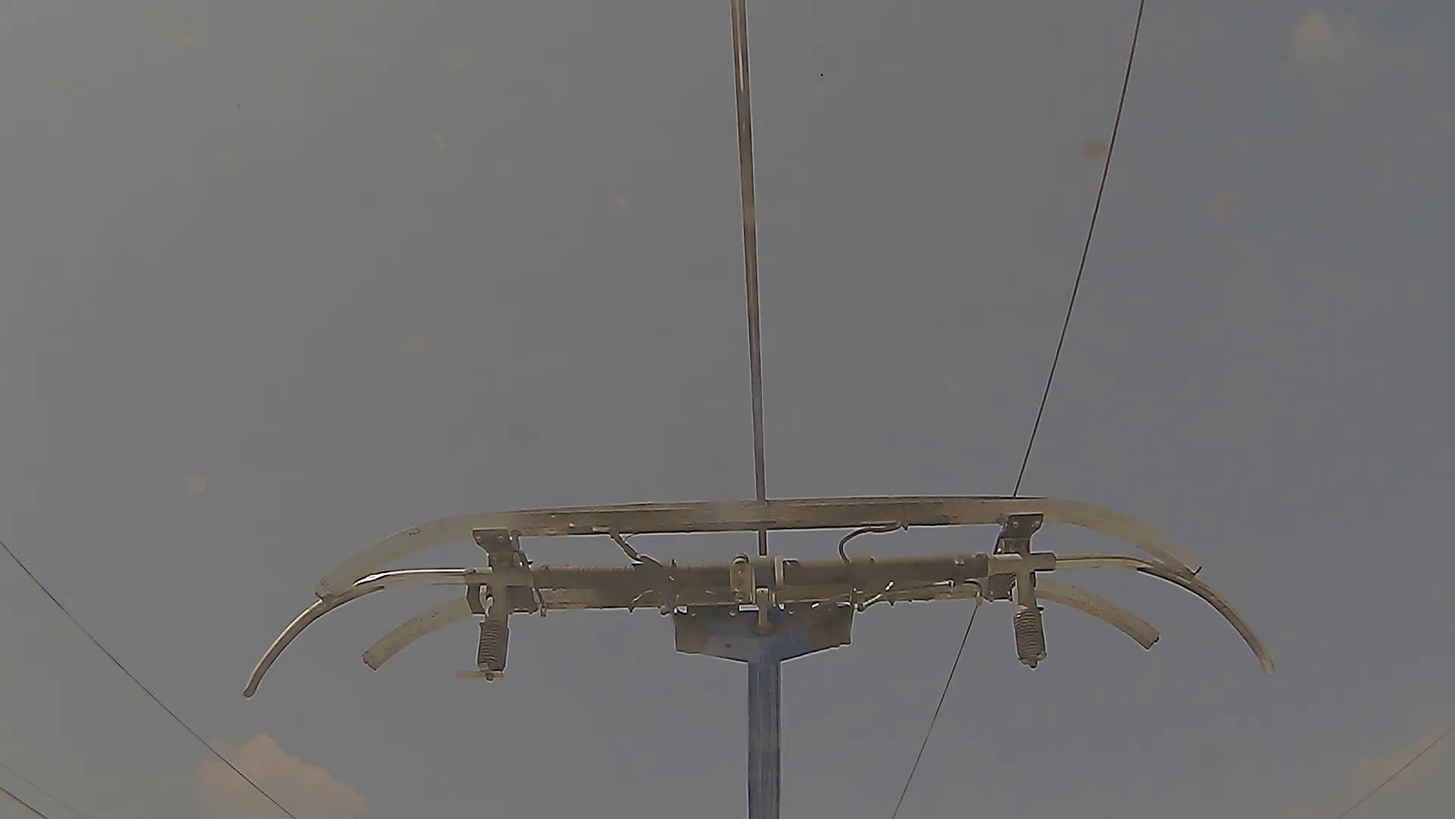
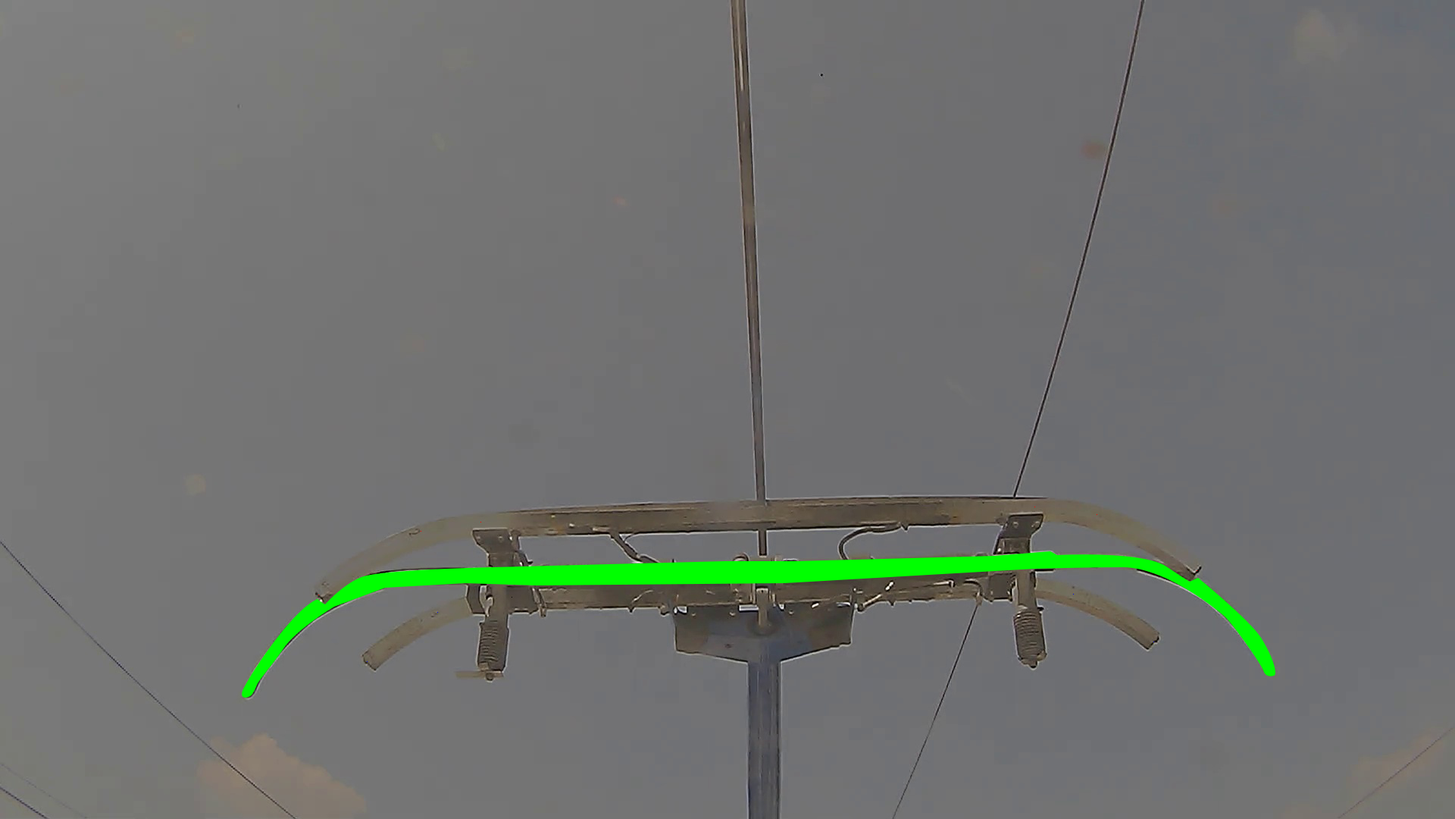
Layer changes from the first (1455, 819) image to the second:
showed "mask" (2nd of 3, in "middle_bar") over [241, 551, 1276, 698]
